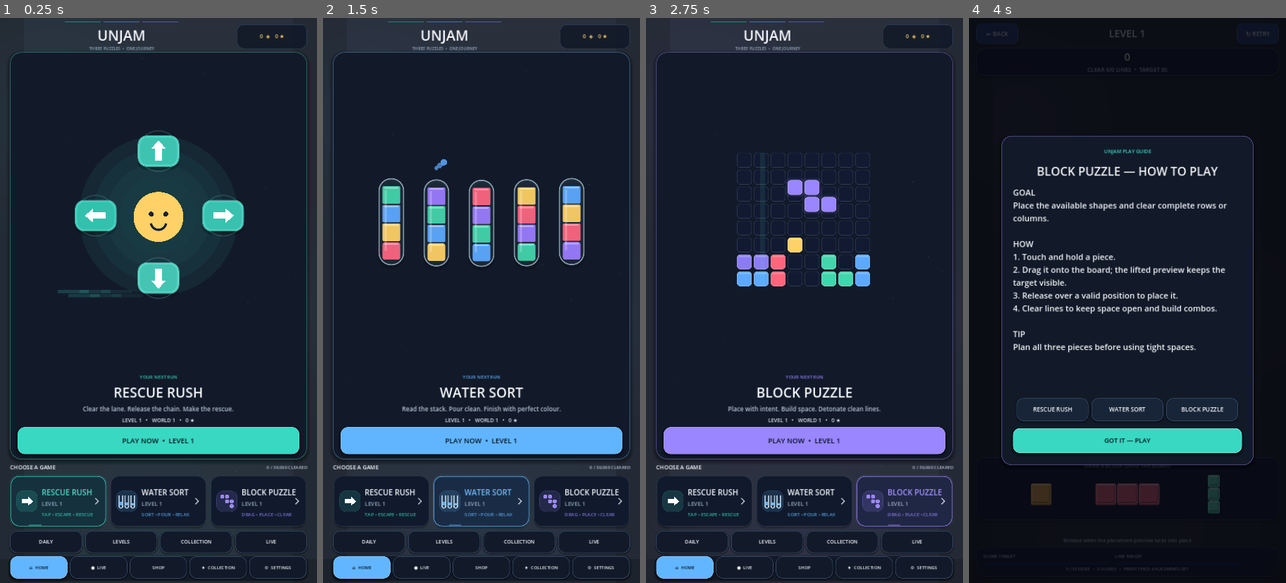
Above: before the commit, frames 1-4 (left to right).
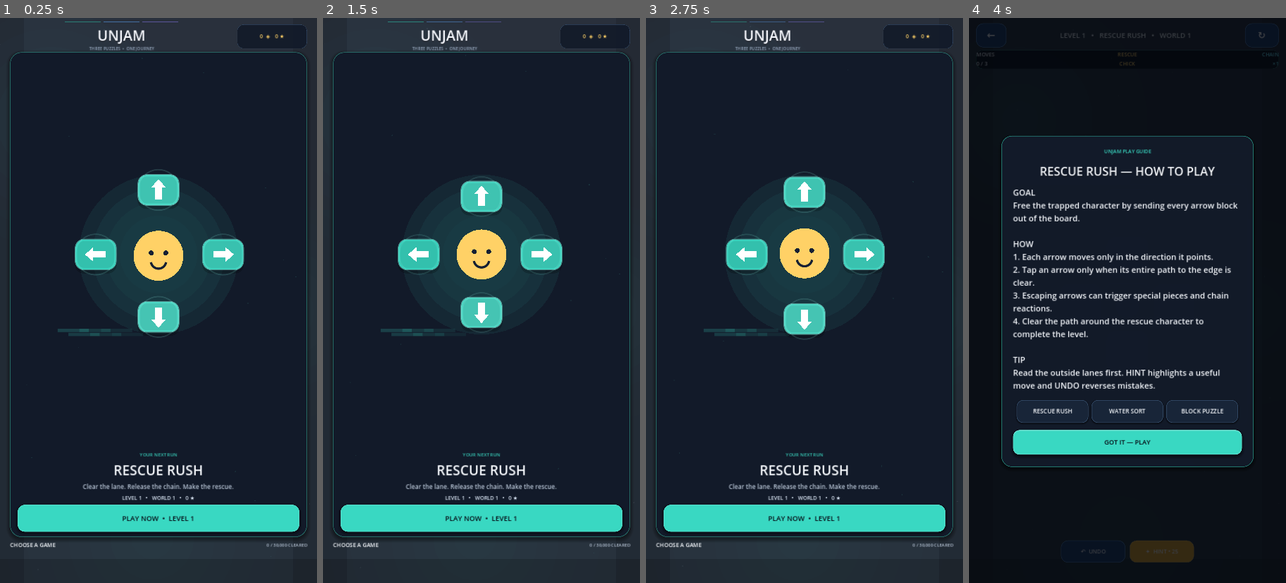
Above: after the commit, the same moments.

Repository: eghosa001/unjam
Game: Godot game, scene res://scenes/Main.tscn
Same seed, same stepped clock (60 frames per second), same inputs: the game is played once before the commit and once after it.
Inputs (mouse positions are in pixels of both pictures, inside the frame that each line leads up to):
- Up to frame 1 (0.25 s): no input
- Up to frame 2 (1.5 s): click (380, 503) at 0.52 s; click (481, 503) at 1.27 s
- Up to frame 3 (2.75 s): click (905, 503) at 2.02 s
- Up to frame 4 (4 s): click "PLAY NOW • LEVEL 1" at 2.75 s; click "1 EASY" at 3.5 s

The runs differ from the first frame. In frame 1, 24% of the frame differs, in the area x 3-98%, y 19-100%; in frame 2, 26%, in the area x 2-98%, y 6-100%; in frame 3, 25%; in frame 4, 9.3%.
Error after the commit: Parse Error: Cannot infer the type of "p" variable because the value doesn't have a set type. (res://scripts/ui/game_select_tile.gd:175)

Commit message:
feat: make game selection cards dimensional and illustrated

Diff:
--- a/scripts/ui/game_select_tile.gd
+++ b/scripts/ui/game_select_tile.gd
@@ -24,6 +24,7 @@
 	flat = true
 	focus_mode = Control.FOCUS_NONE
 	mouse_default_cursor_shape = Control.CURSOR_POINTING_HAND
+	custom_minimum_size.y = maxf(custom_minimum_size.y, 188.0)
 	queue_redraw()
 
 func _ready() -> void:
@@ -40,95 +41,176 @@
 	pivot_offset = size * 0.5
 
 func _set_hover(value: bool) -> void:
+	if MotionSystem.reduced():
+		hover_amount = 1.0 if value else 0.0
+		queue_redraw()
+		return
 	var tween: Tween = create_tween().set_trans(Tween.TRANS_QUAD).set_ease(Tween.EASE_OUT)
 	tween.tween_property(self, "hover_amount", 1.0 if value else 0.0, 0.14)
 
 func _press() -> void:
 	press_amount = 1.0
+	if MotionSystem.reduced():
+		scale = Vector2(0.985, 0.985)
+		return
 	var tween: Tween = create_tween().set_trans(Tween.TRANS_QUAD).set_ease(Tween.EASE_OUT)
-	tween.tween_property(self, "scale", Vector2(0.975, 0.975), 0.055)
+	tween.tween_property(self, "scale", Vector2(0.972, 0.972), 0.055)
 
 func _release() -> void:
+	if MotionSystem.reduced():
+		scale = Vector2.ONE
+		return
 	var tween: Tween = create_tween().set_trans(Tween.TRANS_BACK).set_ease(Tween.EASE_OUT)
-	tween.tween_property(self, "scale", Vector2(1.025, 1.025), 0.08)
-	tween.tween_property(self, "scale", Vector2.ONE, 0.14)
+	tween.tween_property(self, "scale", Vector2(1.018, 1.018), 0.07)
+	tween.tween_property(self, "scale", Vector2.ONE, 0.12)
 
 func _process(delta: float) -> void:
-	phase += delta
+	if not MotionSystem.reduced():
+		phase += delta
 	press_amount = maxf(0.0, press_amount - delta * 5.0)
 	queue_redraw()
 
 func _draw() -> void:
-	var rect := Rect2(Vector2(3, 3), size - Vector2(6, 6))
-	var surface := Color("101a2c") if dark_mode else Color("ffffff")
+	if size.x < 80.0 or size.y < 80.0:
+		return
+	var rect := Rect2(Vector2(4, 4), size - Vector2(8, 8))
+	var surface := Color("102039") if dark_mode else Color("f9fcff")
+	var surface_deep := Color("071321") if dark_mode else Color("e8eef5")
 	var ink := Color("f8fbff") if dark_mode else Color("122036")
-	var muted := Color("95a6be") if dark_mode else Color("607087")
-	var border := accent if selected else Color("34455d") if dark_mode else Color("c7d1df")
+	var muted := Color("a8b8cc") if dark_mode else Color("607087")
+	var border := accent if selected else Color("3a516d") if dark_mode else Color("bdcad8")
 	var lift := hover_amount * 3.0
 	var card_rect := Rect2(rect.position - Vector2(0, lift), rect.size)
-	var shadow_rect := Rect2(card_rect.position + Vector2(0, 8), card_rect.size)
-	_draw_box(shadow_rect, Color(0, 0, 0, 0.22 if dark_mode else 0.10), 28, Color.TRANSPARENT, 0)
-	_draw_box(card_rect, surface, 28, Color(border, 0.82 if selected else 0.55), 2 if selected else 1)
-
-	var glow_alpha := 0.12 if selected else hover_amount * 0.07
-	if glow_alpha > 0.001:
-		_draw_box(card_rect.grow(4), Color(accent, glow_alpha), 31, Color.TRANSPARENT, 0)
-
-	var icon_center := Vector2(58, size.y * 0.5 - lift)
-	_draw_game_icon(icon_center)
-
+
+	# Layered 2.5D card: deep contact shadow, lower rim/body, glossy face.
+	_draw_box(Rect2(card_rect.position + Vector2(0, 12), card_rect.size), Color(0, 0, 0, 0.32 if dark_mode else 0.15), 30, Color.TRANSPARENT, 0)
+	_draw_box(Rect2(card_rect.position + Vector2(0, 5), card_rect.size), surface_deep, 30, Color(border, 0.34), 2)
+	_draw_box(card_rect, surface, 30, Color(border, 0.90 if selected else 0.62), 3 if selected else 2)
+	_draw_box(Rect2(card_rect.position + Vector2(7, 6), Vector2(card_rect.size.x - 14, 8)), Color(1, 1, 1, 0.075 if dark_mode else 0.28), 5, Color.TRANSPARENT, 0)
+
+	if selected or hover_amount > 0.02:
+		var glow_alpha := 0.14 if selected else hover_amount * 0.08
+		_draw_box(card_rect.grow(3), Color(accent, glow_alpha), 33, Color(accent, glow_alpha * 2.1), 1)
+
+	var art_width := clampf(size.x * 0.34, 104.0, 160.0)
+	var art_rect := Rect2(Vector2(16, 18 - lift), Vector2(art_width, size.y - 36))
+	_draw_box(Rect2(art_rect.position + Vector2(0, 6), art_rect.size), Color(0, 0, 0, 0.20), 23, Color.TRANSPARENT, 0)
+	_draw_box(art_rect, Color(accent, 0.12 if dark_mode else 0.09), 23, Color(accent, 0.46), 2)
+	_draw_game_scene(art_rect)
+
+	var text_x := art_rect.end.x + 16.0
+	var action_w := 58.0
+	var available := maxf(120.0, size.x - text_x - action_w - 18.0)
 	var font := ThemeDB.fallback_font
-	var title_color := accent.lightened(0.12) if selected else ink
-	draw_string(font, Vector2(108, 68 - lift), title, HORIZONTAL_ALIGNMENT_LEFT, -1, 26, title_color)
-	draw_string(font, Vector2(108, 104 - lift), "LEVEL %d" % level, HORIZONTAL_ALIGNMENT_LEFT, -1, 19, muted)
-	var mode_text := _mode_label()
-	draw_string(font, Vector2(108, 139 - lift), mode_text, HORIZONTAL_ALIGNMENT_LEFT, -1, 16, Color(accent, 0.82))
-
-	var chevron_x := size.x - 31.0
-	var chevron_y := size.y * 0.5 - lift
-	draw_line(Vector2(chevron_x - 8, chevron_y - 10), Vector2(chevron_x + 2, chevron_y), Color(ink, 0.62), 3.0, true)
-	draw_line(Vector2(chevron_x + 2, chevron_y), Vector2(chevron_x - 8, chevron_y + 10), Color(ink, 0.62), 3.0, true)
-
-	if selected:
-		var sweep := fposmod(phase * 110.0, maxf(1.0, size.x - 80.0))
-		draw_rect(Rect2(Vector2(38 + sweep, size.y - 8 - lift), Vector2(42, 3)), Color(accent, 0.40), true)
+	var title_color := accent.lightened(0.16) if selected else ink
+	draw_string(font, Vector2(text_x, 48 - lift), title, HORIZONTAL_ALIGNMENT_LEFT, available, 28, title_color)
+	draw_string(font, Vector2(text_x, 80 - lift), _description(), HORIZONTAL_ALIGNMENT_LEFT, available, 16, muted)
+	draw_string(font, Vector2(text_x, 109 - lift), _mode_label(), HORIZONTAL_ALIGNMENT_LEFT, available, 15, Color(accent, 0.90))
+
+	# Progress strip.
+	var progress_y := size.y - 42.0 - lift
+	var progress_w := maxf(74.0, available - 82.0)
+	_draw_box(Rect2(Vector2(text_x, progress_y), Vector2(progress_w, 12)), Color(surface_deep, 0.92), 6, Color(border, 0.22), 1)
+	var progress_ratio := clampf(float(level % 10) / 10.0, 0.08, 1.0)
+	_draw_box(Rect2(Vector2(text_x + 2, progress_y + 2), Vector2((progress_w - 4) * progress_ratio, 8)), accent, 4, accent.lightened(0.18), 1)
+	draw_string(font, Vector2(text_x, progress_y - 7), "LEVEL %d" % level, HORIZONTAL_ALIGNMENT_LEFT, progress_w, 16, ink)
+
+	var star_rect := Rect2(Vector2(text_x + progress_w + 10, progress_y - 18), Vector2(70, 32))
+	_draw_box(star_rect, Color(PremiumDesignSystem.GOLD, 0.16), 15, Color(PremiumDesignSystem.GOLD, 0.50), 1)
+	draw_string(font, star_rect.position + Vector2(8, 22), "★ %d" % ((maxi(0, level - 1) * 3) % 90), HORIZONTAL_ALIGNMENT_LEFT, 58, 15, PremiumDesignSystem.GOLD)
+
+	# Tactile circular action button.
+	var action_center := Vector2(size.x - 34.0, size.y * 0.5 - lift)
+	draw_circle(action_center + Vector2(0, 5), 23.0, Color(0, 0, 0, 0.25))
+	draw_circle(action_center, 23.0, accent.darkened(0.12))
+	draw_circle(action_center - Vector2(0, 2), 20.0, accent)
+	draw_arc(action_center, 20.0, PI + 0.25, TAU - 0.25, 20, accent.lightened(0.28), 3.0, true)
+	draw_line(action_center + Vector2(-5, -7), action_center + Vector2(4, 0), Color.WHITE, 3.0, true)
+	draw_line(action_center + Vector2(4, 0), action_center + Vector2(-5, 7), Color.WHITE, 3.0, true)
+
+func _description() -> String:
+	match game_id:
+		"water_sort": return "Sort colours into perfect tubes"
+		"block_puzzle": return "Place pieces and clear the board"
+		_: return "Clear the lane and make the rescue"
 
 func _mode_label() -> String:
 	match game_id:
-		"water_sort": return "SORT • POUR • RELAX"
+		"water_sort": return "POUR • SORT • RELAX"
 		"block_puzzle": return "DRAG • PLACE • CLEAR"
-		_: return "TAP • ESCAPE • RESCUE"
-
-func _draw_game_icon(center: Vector2) -> void:
-	var pulse := 0.5 + 0.5 * sin(phase * 3.0)
-	_draw_box(Rect2(center - Vector2(36, 36), Vector2(72, 72)), Color(accent, 0.12 + pulse * 0.035), 22, Color(accent, 0.28), 1)
+		_: return "SLIDE • CLEAR • RESCUE"
+
+func _draw_game_scene(rect: Rect2) -> void:
+	var center := rect.get_center()
 	match game_id:
 		"water_sort":
-			for i in range(3):
-				var x := center.x - 20 + i * 20
-				draw_line(Vector2(x - 6, center.y - 19), Vector2(x - 6, center.y + 18), Color("d9f2ff", 0.75), 3.0, true)
-				draw_line(Vector2(x + 6, center.y - 19), Vector2(x + 6, center.y + 18), Color("d9f2ff", 0.75), 3.0, true)
-				draw_arc(Vector2(x, center.y + 17), 6.0, 0, PI, 18, Color("d9f2ff", 0.75), 3.0, true)
-				draw_rect(Rect2(Vector2(x - 4, center.y + 1 + float(i) * 3), Vector2(8, 14 - float(i) * 3)), Color(accent.lightened(float(i) * 0.10), 0.95), true)
+			_draw_water_scene(rect, center)
 		"block_puzzle":
-			var cells := [Vector2i(0,0), Vector2i(1,0), Vector2i(1,1), Vector2i(2,1), Vector2i(2,2)]
-			for p in cells:
-				var r := Rect2(center + Vector2(float(p.x - 1) * 16 - 6, float(p.y - 1) * 16 - 6), Vector2(13, 13))
-				_draw_box(r, accent, 4, accent.lightened(0.25), 1)
+			_draw_block_scene(rect, center)
 		_:
-			var dir := Vector2.RIGHT
-			var tip := center + dir * 21
-			var n := Vector2(0, 1)
-			var points := PackedVector2Array([
-				center - dir * 18 + n * 7,
-				center + dir * 5 + n * 7,
-				center + dir * 5 + n * 15,
-				tip,
-				center + dir * 5 - n * 15,
-				center + dir * 5 - n * 7,
-				center - dir * 18 - n * 7
-			])
-			draw_polygon(points, PackedColorArray([Color.WHITE]))
+			_draw_rescue_scene(rect, center)
+
+func _draw_water_scene(rect: Rect2, center: Vector2) -> void:
+	# Three dimensional glass tubes with liquid and highlights.
+	for i in range(3):
+		var x := center.x - 34.0 + float(i) * 34.0
+		var top := rect.position.y + 40.0 + float(i % 2) * 8.0
+		var bottom := rect.end.y - 25.0
+		draw_line(Vector2(x - 10, top), Vector2(x - 10, bottom - 8), Color("dff7ff", 0.82), 3.0, true)
+		draw_line(Vector2(x + 10, top), Vector2(x + 10, bottom - 8), Color("dff7ff", 0.82), 3.0, true)
+		draw_arc(Vector2(x, bottom - 8), 10.0, 0, PI, 18, Color("dff7ff", 0.82), 3.0, true)
+		draw_line(Vector2(x - 12, top), Vector2(x + 12, top), Color.WHITE, 4.0, true)
+		var liquid_top := bottom - 35.0 - float(i) * 7.0
+		draw_rect(Rect2(Vector2(x - 7, liquid_top), Vector2(14, bottom - 10 - liquid_top)), accent.lightened(float(i) * 0.10), true)
+		draw_line(Vector2(x - 5, liquid_top + 2), Vector2(x - 5, bottom - 13), Color.WHITE, 2.0, true)
+	# Small stream cue from the first mouth.
+	if not MotionSystem.reduced():
+		var shimmer := sin(phase * 3.2) * 2.0
+		draw_line(Vector2(center.x - 44, rect.position.y + 41), Vector2(center.x, rect.position.y + 28 + shimmer), Color(accent.lightened(0.25), 0.78), 4.0, true)
+
+func _draw_block_scene(rect: Rect2, center: Vector2) -> void:
+	var colors := [Color("ffcf3f"), Color("65dc7b"), Color("54b9ff"), Color("d36dff"), Color("ff6f9f")]
+	var cells := [Vector2i(-1,-1), Vector2i(0,-1), Vector2i(0,0), Vector2i(1,0), Vector2i(1,1)]
+	for i in range(cells.size()):
+		var p := cells[i]
+		var r := Rect2(center + Vector2(float(p.x) * 28.0 - 11, float(p.y) * 28.0 - 11), Vector2(24, 24))
+		draw_rect(Rect2(r.position + Vector2(0, 4), r.size), colors[i].darkened(0.38), true)
+		_draw_box(r, colors[i], 6, colors[i].lightened(0.28), 2)
+		draw_rect(Rect2(r.position + Vector2(4, 3), Vector2(r.size.x - 8, 4)), Color.WHITE, false, 2.0)
+
+func _draw_rescue_scene(rect: Rect2, center: Vector2) -> void:
+	# Recessed mini board with tactile arrow pieces and mascot.
+	var board := Rect2(rect.position + Vector2(18, 28), rect.size - Vector2(36, 54))
+	_draw_box(board, Color("101b2b"), 16, Color("52657c"), 2)
+	var block_size := 30.0
+	var positions := [Vector2(center.x, center.y - 32), Vector2(center.x - 34, center.y), Vector2(center.x + 34, center.y)]
+	var dirs := [Vector2.UP, Vector2.LEFT, Vector2.RIGHT]
+	var colors := [Color("52b8ff"), Color("56db79"), Color("ff6a6a")]
+	for i in range(positions.size()):
+		var r := Rect2(positions[i] - Vector2(block_size, block_size) * 0.5, Vector2(block_size, block_size))
+		draw_rect(Rect2(r.position + Vector2(0, 4), r.size), colors[i].darkened(0.40), true)
+		_draw_box(r, colors[i], 7, colors[i].lightened(0.24), 2)
+		_draw_arrow(positions[i], dirs[i])
+	var face := center + Vector2(0, 36)
+	draw_circle(face + Vector2(0, 3), 15, Color("b8860b"))
+	draw_circle(face, 15, Color("ffd84d"))
+	draw_circle(face + Vector2(-5, -2), 2.0, Color("202530"))
+	draw_circle(face + Vector2(5, -2), 2.0, Color("202530"))
+	draw_arc(face + Vector2(0, 2), 6.0, 0.20, PI - 0.20, 12, Color("202530"), 2.0, true)
+
+func _draw_arrow(center: Vector2, dir: Vector2) -> void:
+	var n := Vector2(-dir.y, dir.x)
+	var tip := center + dir * 9.0
+	var points := PackedVector2Array([
+		center - dir * 8 + n * 3,
+		center + dir * 1 + n * 3,
+		center + dir * 1 + n * 7,
+		tip,
+		center + dir * 1 - n * 7,
+		center + dir * 1 - n * 3,
+		center - dir * 8 - n * 3
+	])
+	draw_polygon(points, PackedColorArray([Color.WHITE]))
 
 func _draw_box(rect: Rect2, color: Color, radius: int, border: Color, border_width: int) -> void:
 	var style := StyleBoxFlat.new()
